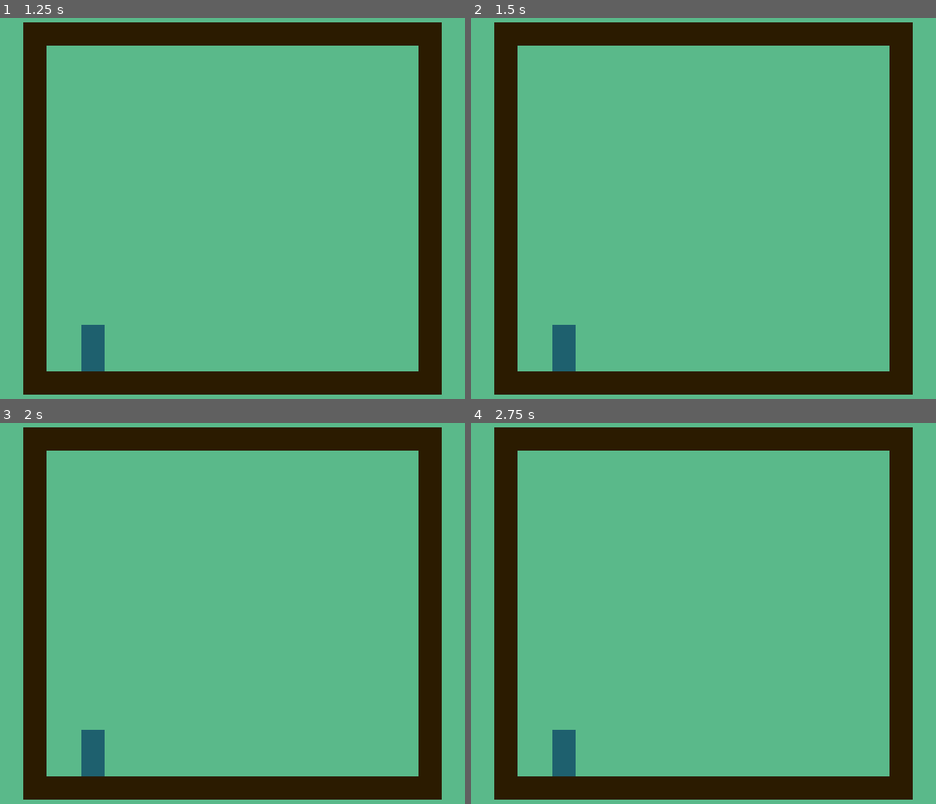
Above: before the commit, frames 1-4 (two rows, left to right).
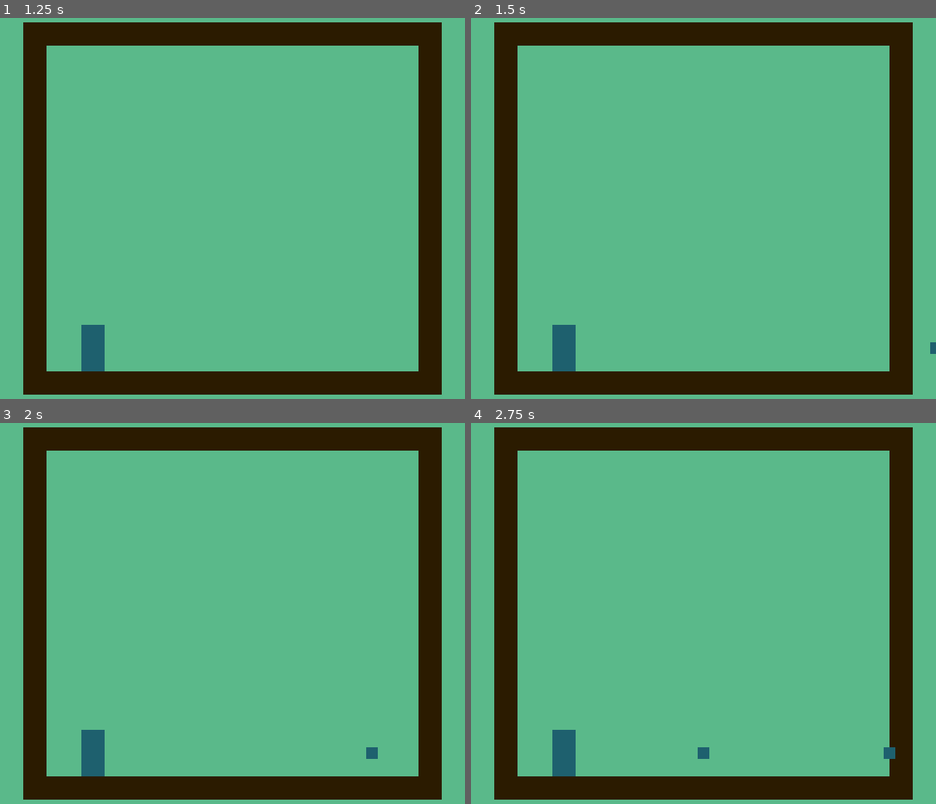
Above: after the commit, the same moments.

Repository: MaxMorse/GBJam-8-Entry
Game: Godot game, scene res://Rooms/Room0.tscn
Two runs of this game, one before a commit and one after it. Both use one fixed random seed, a clock stepped at 60 frames per second and the inputs below. Before the commit the project starts from res://Room0.tscn.
Inputs:
- Up to frame 1 (1.25 s): tap Enter at 0.5 s
- Up to frame 2 (1.5 s): tap Space at 1.25 s
- Up to frame 3 (2 s): no input
- Up to frame 4 (2.75 s): no input

Frame 1 is identical in both runs. In frame 2, less than 0.1% of the frame differs, in the area x 98-100%, y 85-89%; in frame 3, less than 0.1%; in frame 4, 0.2%, in the area x 48-92%, y 85-89%.

Commit message:
ball spawner

Diff:
--- a/Ball.tscn
+++ /dev/null
@@ -1,8 +0,0 @@
-[gd_scene load_steps=2 format=2]
-
-[ext_resource path="res://whitsquare.png" type="Texture" id=1]
-
-[node name="Ball" type="Sprite"]
-modulate = Color( 0.117647, 0.376471, 0.431373, 1 )
-scale = Vector2( 0.5, 0.5 )
-texture = ExtResource( 1 )
--- a/Player.tscn
+++ /dev/null
@@ -1,10 +0,0 @@
-[gd_scene load_steps=2 format=2]
-
-[ext_resource path="res://whitsquare.png" type="Texture" id=1]
-
-[node name="Player" type="Node2D"]
-
-[node name="Sprite" type="Sprite" parent="."]
-modulate = Color( 0.117647, 0.376471, 0.431373, 1 )
-scale = Vector2( 1, 2 )
-texture = ExtResource( 1 )
--- /dev/null
+++ b/Prefabs/Ball.tscn
@@ -0,0 +1,13 @@
+[gd_scene load_steps=3 format=2]
+
+[ext_resource path="res://Scripts/Ball.gd" type="Script" id=1]
+[ext_resource path="res://Sprites/whitsquare.png" type="Texture" id=2]
+
+[node name="Ball" type="Sprite"]
+modulate = Color( 0.117647, 0.376471, 0.431373, 1 )
+scale = Vector2( 0.5, 0.5 )
+texture = ExtResource( 2 )
+script = ExtResource( 1 )
+
+[node name="VisibilityNotifier2D" type="VisibilityNotifier2D" parent="."]
+[connection signal="screen_exited" from="VisibilityNotifier2D" to="." method="_on_VisibilityNotifier2D_screen_exited"]
--- /dev/null
+++ b/Prefabs/BallSpawner.tscn
@@ -0,0 +1,8 @@
+[gd_scene load_steps=2 format=2]
+
+[ext_resource path="res://Scripts/BallSpawner.gd" type="Script" id=1]
+
+[node name="BallSpawner" type="Node2D"]
+script = ExtResource( 1 )
+
+[node name="Balls" type="Node2D" parent="."]
--- /dev/null
+++ b/Prefabs/Player.tscn
@@ -0,0 +1,19 @@
+[gd_scene load_steps=3 format=2]
+
+[ext_resource path="res://Sprites/whitsquare.png" type="Texture" id=1]
+
+[sub_resource type="RectangleShape2D" id=1]
+extents = Vector2( 4, 8 )
+
+[node name="Player" type="Node2D"]
+
+[node name="Sprite" type="Sprite" parent="."]
+modulate = Color( 0.117647, 0.376471, 0.431373, 1 )
+scale = Vector2( 1, 2 )
+texture = ExtResource( 1 )
+
+[node name="HitZone" type="Area2D" parent="."]
+
+[node name="CollisionShape2D" type="CollisionShape2D" parent="HitZone"]
+position = Vector2( 4, 0 )
+shape = SubResource( 1 )
--- a/Room0.tscn
+++ b/Rooms/Room0.tscn
@@ -1,7 +1,8 @@
-[gd_scene load_steps=3 format=2]
+[gd_scene load_steps=4 format=2]
 
-[ext_resource path="res://placeholderTileset.tres" type="TileSet" id=1]
-[ext_resource path="res://Player.tscn" type="PackedScene" id=2]
+[ext_resource path="res://Tiles/placeholderTileset.tres" type="TileSet" id=1]
+[ext_resource path="res://Prefabs/Player.tscn" type="PackedScene" id=2]
+[ext_resource path="res://Prefabs/BallSpawner.tscn" type="PackedScene" id=3]
 
 [node name="Node2D" type="Node2D"]
 
@@ -13,3 +14,6 @@
 
 [node name="Player" parent="." instance=ExtResource( 2 )]
 position = Vector2( 32, 120 )
+
+[node name="BallSpawner" parent="." instance=ExtResource( 3 )]
+position = Vector2( 192, 120 )
--- /dev/null
+++ b/Scripts/Ball.gd
@@ -0,0 +1,22 @@
+extends Sprite
+
+
+# Declare member variables here. Examples:
+var _spawner
+var _speed = 32
+var _direction = Vector2(-1, 0)
+
+
+
+# Called when the node enters the scene tree for the first time.
+func _ready():
+	_spawner = get_parent().get_parent()
+	_speed = _spawner.speed
+	_direction = _spawner.direction
+	 #get_node("notifier").connect("screen_exited", self, "_on_screen_exited")
+
+func _physics_process(delta):
+	position += _speed * _direction * delta
+
+func _on_VisibilityNotifier2D_screen_exited():
+	queue_free()
--- /dev/null
+++ b/Scripts/BallSpawner.gd
@@ -0,0 +1,26 @@
+extends Node2D
+onready var Ball = preload("res://Prefabs/Ball.tscn")
+
+# Declare member variables here. Examples:
+export(float) var interval = 1
+
+export(float) var speed = 64
+
+export(Vector2) var direction = Vector2(-1, 0)
+var timer = 0
+onready var balls = $Balls
+
+# Called when the node enters the scene tree for the first time.
+func _ready():
+	pass # Replace with function body.
+
+
+# Called every frame. 'delta' is the elapsed time since the previous frame.
+func _process(delta):
+	timer += delta
+	if timer >= interval:
+		if(balls.get_child_count() < 3):
+			var b = Ball.instance()
+			#balls.append(b)
+			balls.add_child(b)
+		timer = 0
--- a/placeholderTileset.tres
+++ b/Tiles/placeholderTileset.tres
@@ -1,6 +1,7 @@
 [gd_resource type="TileSet" load_steps=2 format=2]
 
-[ext_resource path="res://whitsquare.png" type="Texture" id=1]
+[ext_resource path="res://Sprites/whitsquare.png" type="Texture" id=1]
+
 
 [resource]
 0/name = "Sprite"
--- a/placeholdertiles.tscn
+++ b/Tiles/placeholdertiles.tscn
@@ -1,6 +1,6 @@
 [gd_scene load_steps=2 format=2]
 
-[ext_resource path="res://whitsquare.png" type="Texture" id=1]
+[ext_resource path="res://Sprites/whitsquare.png" type="Texture" id=1]
 
 [node name="0" type="Node2D"]
 
--- a/project.godot
+++ b/project.godot
@@ -16,7 +16,7 @@
 [application]
 
 config/name="GBJam"
-run/main_scene="res://Room0.tscn"
+run/main_scene="res://Rooms/Room0.tscn"
 config/icon="res://icon.png"
 
 [display]
Renamed: whitsquare.png -> Sprites/whitsquare.png
Not shown, changed: Sprites/whitsquare.png.import
